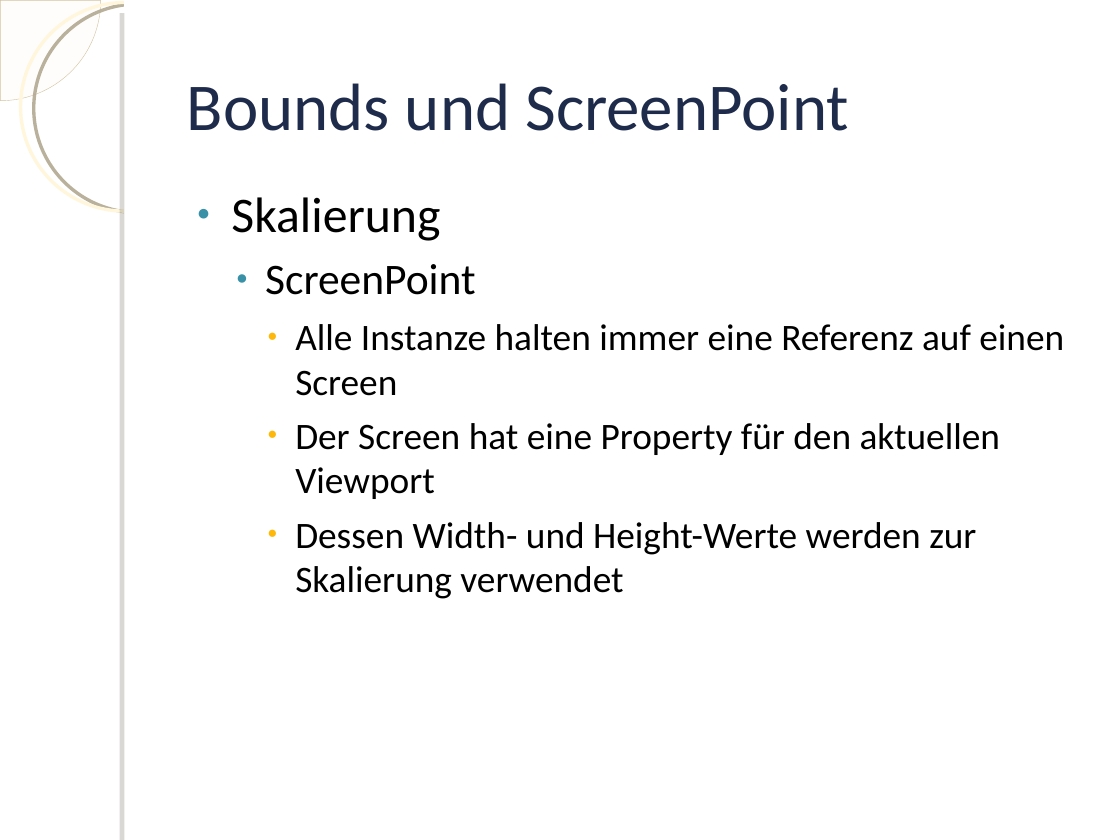
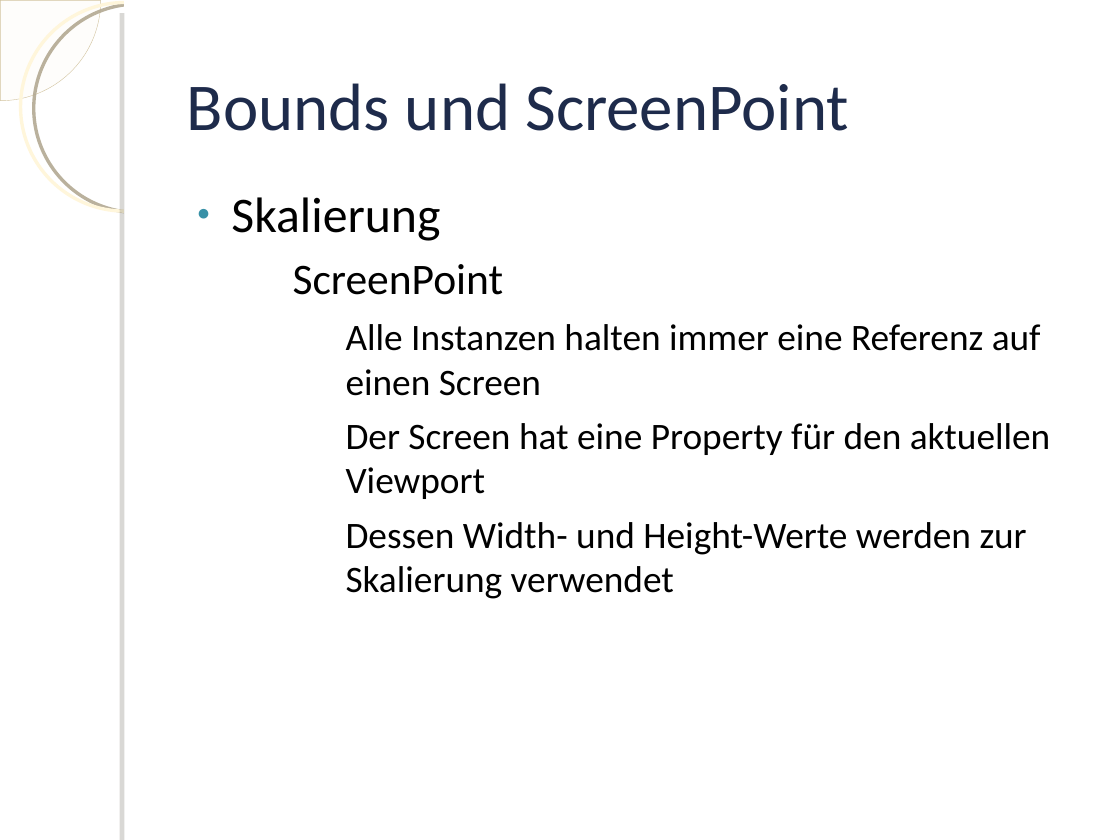
Before and after one commit to knot3/pse-knot, a slide deck: slide 8 of Implementierungsbericht/Praesentation.odp. Drawn at 1120x840 pixels with LibreOffice and Linux fonts; fonts in the diff are those of the drawing; background and template pictures are left out. Boxes give left, top, right and bottom in pixels: in the first picture for what was removed or moved away, otherwise in the second. Text is boxed around its words. In the diff, an @@ line names an element or a change of style, - is before the commit and + after.

```diff
--- a/Implementierungsbericht/Praesentation.odp
+++ b/Implementierungsbericht/Praesentation.odp
@@ text at (x1=293, y1=264, x2=1051, y2=599): bullet ● to −; bullet colour #3891A7 to #FFFFFF; indent changed; bullet colour #FEB80A to #FFFFFF @@
@@ text at (x1=346, y1=324, x2=1041, y2=396): text changed @@
-    ● Alle Instanze halten immer eine Referenz auf einen Screen
+    ● Alle Instanzen halten immer eine Referenz auf einen Screen
```
Also in this commit, not shown: 10 other slides changed.
